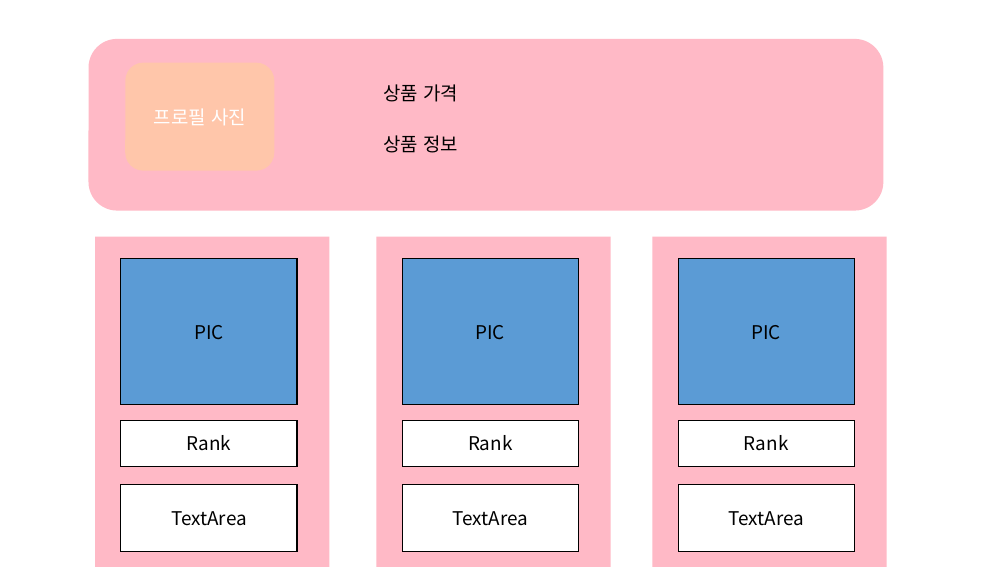
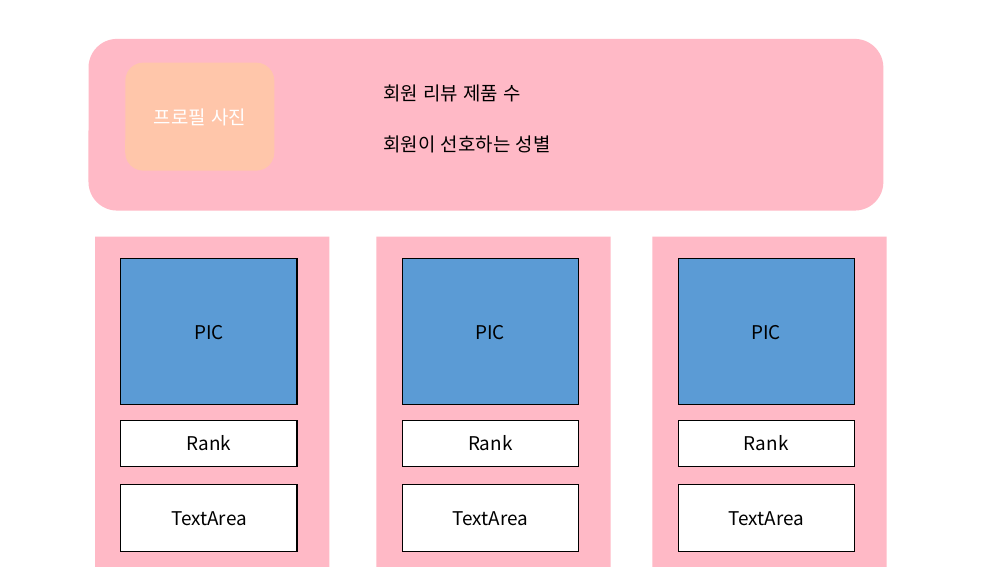
Before and after one commit to lectykim/sreview, a slide deck: slide 12 of hi/view powerpoint.pptx. Drawn at 1008x567 pixels with LibreOffice and Linux fonts; fonts in the diff are those of the drawing. Boxes give left, top, right and bottom in pixels: in the first picture for what was removed or moved away, otherwise in the second. Text is boxed around its words. In the diff, an @@ line names an element or a change of style, - is before the commit and + after.

```diff
--- a/hi/view powerpoint.pptx
+++ b/hi/view powerpoint.pptx
@@ text at (383,84,521,102): text changed @@
-상품 가격
+회원 리뷰 제품 수
@@ text at (383,135,551,153): text changed @@
-상품 정보
+회원이 선호하는 성별
```
Also in this commit, not shown: 4 other files.
